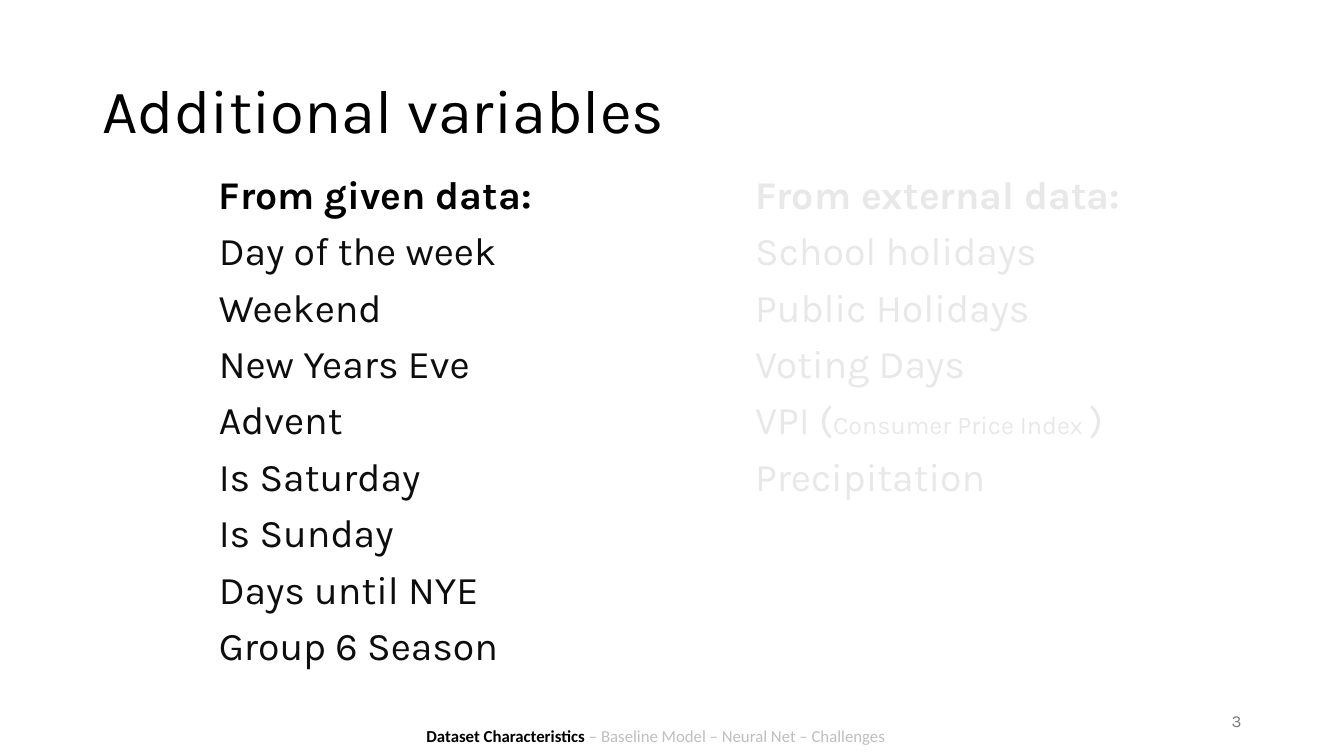
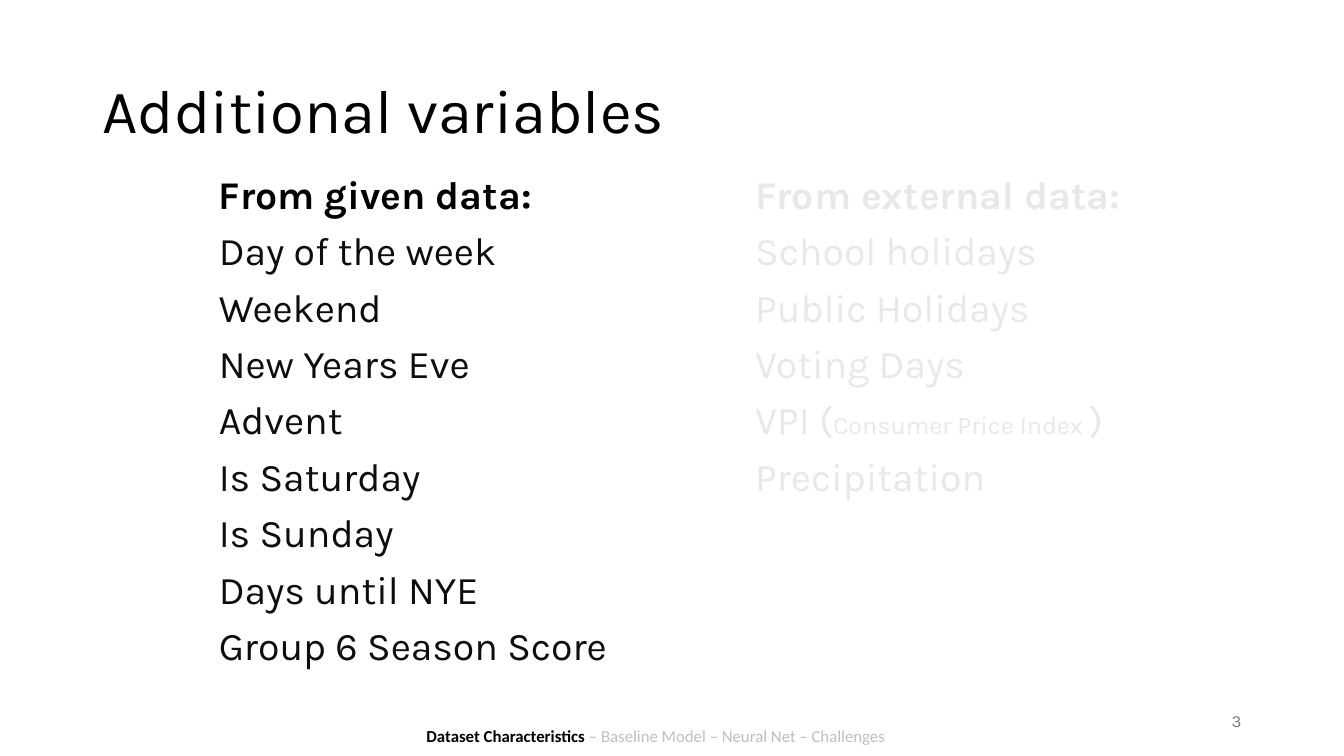
Before and after one commit to antonroefer/bakery-sales-prediction-group-3, a slide deck: slide 3 of 4_Presentation/Group 3.pptx. Drawn at 1344x756 pixels with LibreOffice and Linux fonts; fonts in the diff are those of the drawing. Boxes give left, top, right and bottom in pixels: in the first picture for what was removed or moved away, otherwise in the second. Text is boxed around its words. In the diff, an @@ line names an element or a change of style, - is before the commit and + after.

Commit message:
presentation draft 3

```diff
--- a/4_Presentation/Group 3.pptx
+++ b/4_Presentation/Group 3.pptx
@@ text at [219, 635, 607, 670]: text changed @@
-Group 6 Season
+Group 6 Season Score
```
Also in this commit, not shown: 1 other slide changed.
